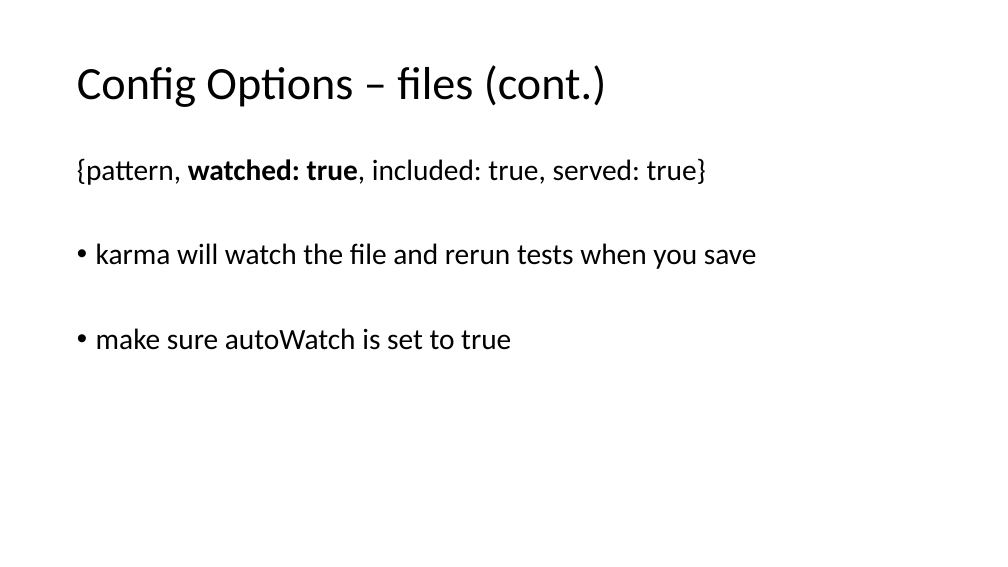
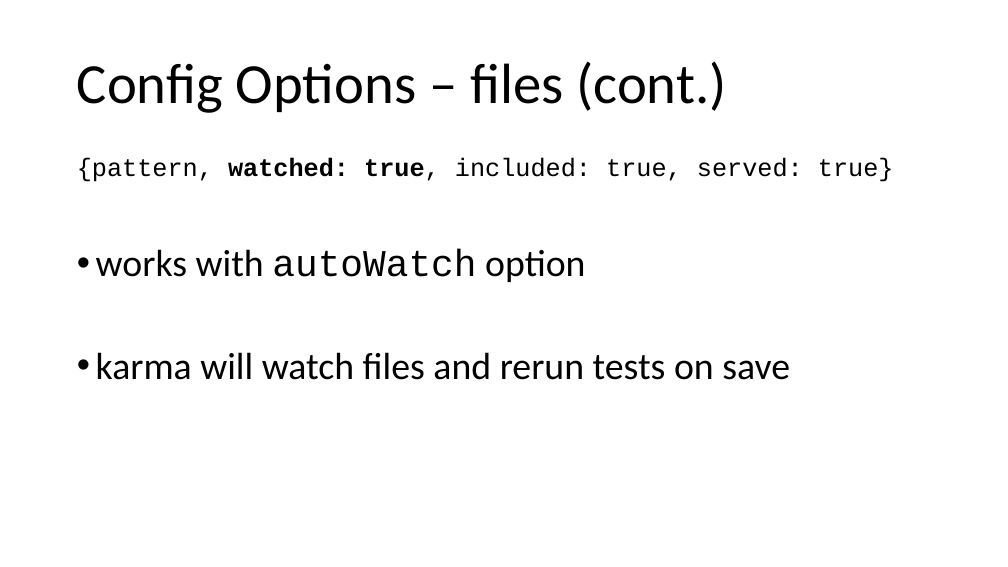
Before and after one commit to phillipskevin/karma-demo, a slide deck: slide 7 of karma-demo-slides.pptx. Drawn at 1008x567 pixels with LibreOffice and Linux fonts; fonts in the diff are those of the drawing. Boxes give left, top, right and bottom in pixels: in the first picture for what was removed or moved away, otherwise in the second. Text is boxed around its words. In the diff, an @@ line names an element or a change of style, - is before the commit and + after.

Commit message:
fonts

```diff
--- a/karma-demo-slides.pptx
+++ b/karma-demo-slides.pptx
@@ title "Config Options – files (cont.)" at (x1=77, y1=61, x2=726, y2=113): size 44 to 54 pt @@
@@ text at (x1=77, y1=158, x2=894, y2=182): size 28 to 24 pt, font Calibri to Courier New in "{pattern, watched: true, included: true, served: true}" @@
@@ text at (x1=96, y1=249, x2=790, y2=380): text changed; size 28 to 36 pt @@
-• karma will watch the file and rerun tests when you save
-• make sure autoWatch is set to true
+• works with autoWatch option
+• karma will watch files and rerun tests on save
```
Also in this commit, not shown: 13 other slides changed, 1 slide added.
